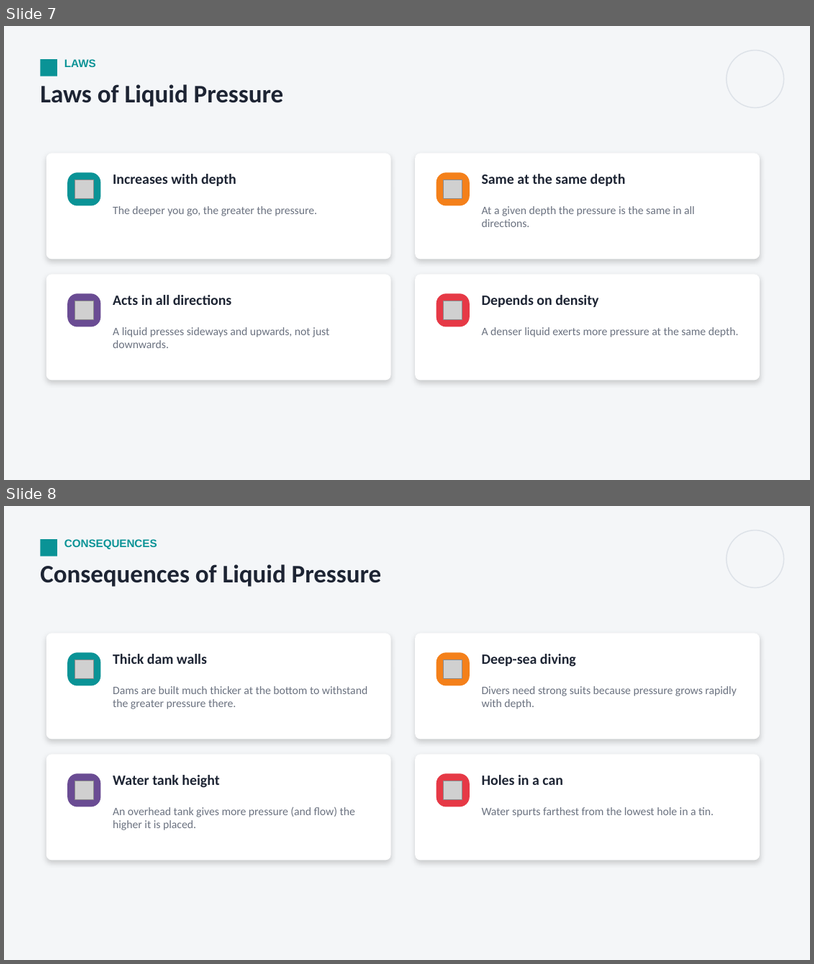
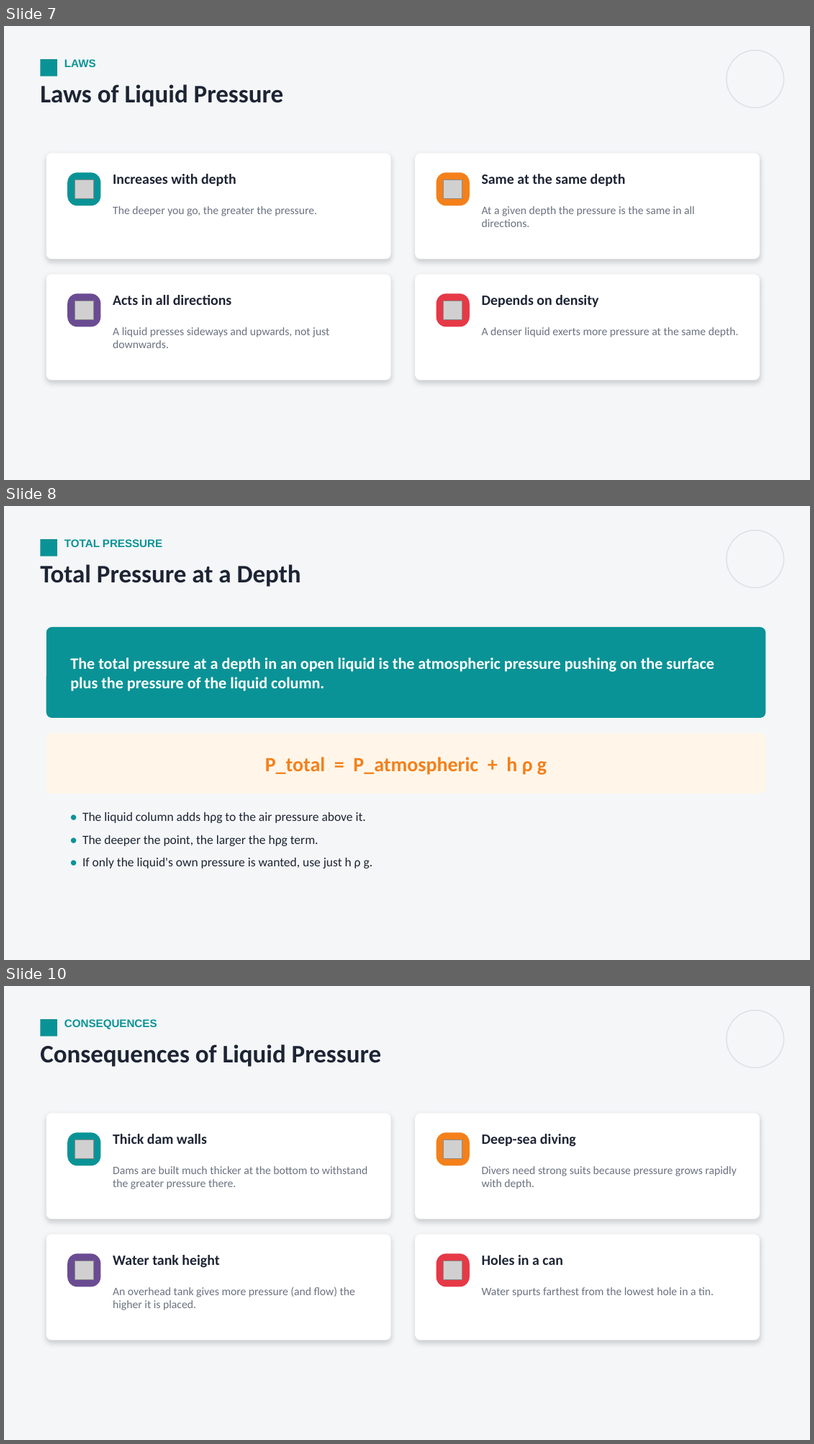
Before and after one commit to parmeshwars2911/MyFirstAR, a slide deck: ppt/Grade09/G9_S39_Pressure_in_Fluids_1.pptx. Shown one above the other, each under a label of ours: slides 7 and 8 before the commit, slides 7, 8 and 10 after it; the slides between them are not shown. The pictures are 814x964 and 814x1444 pixels, drawn with LibreOffice and Linux fonts; fonts in the diff are those of the drawing; grey boxes stand for pictures. Boxes give left, top, right and bottom in pixels: in the first picture for what was removed or moved away, otherwise in the second. Text is boxed around its words. In the diff, an @@ line names an element or a change of style, - is before the commit and + after.

```diff
--- a/ppt/Grade09/G9_S39_Pressure_in_Fluids_1.pptx
+++ b/ppt/Grade09/G9_S39_Pressure_in_Fluids_1.pptx
@@ slide 8 added at (4,506,810,960), background #F4F6F8 @@
@@ rectangle added at (40,539,57,556), fill #0A9396 @@
@@ text added at (64,539,162,547), 13 pt, text #0A9396, bold @@
+TOTAL PRESSURE
@@ ellipse added at (727,530,784,587), outline #DDE2E8 1.25 pt @@
@@ text added at (40,564,301,587), 30 pt, text #1D2433, bold @@
+Total Pressure at a Depth
@@ rounded rectangle added at (46,627,766,718), fill #0A9396 @@
@@ text added at (70,657,714,691), 19 pt, text #FFFFFF, bold @@
+The total pressure at a depth in an open liquid is the atmospheric pressure pushing on the surface plus the pressure of the liquid column.
@@ rounded rectangle added at (46,733,766,793), fill #FFF6E9 @@
@@ text added at (265,757,547,775), 24 pt, text #F4801A, bold @@
+P_total = P_atmospheric + h ρ g
@@ text added at (82,812,373,868), 15 pt, text #1D2433 @@
+• The liquid column adds hρg to the air pressure above it.
+• The deeper the point, the larger the hρg term.
+• If only the liquid's own pressure is wanted, use just h ρ g.
@@ what was slide 8 is now slide 10 @@
```
Also in this commit, not shown: 1 slide changed, 3 other slides added, 2 other files.
